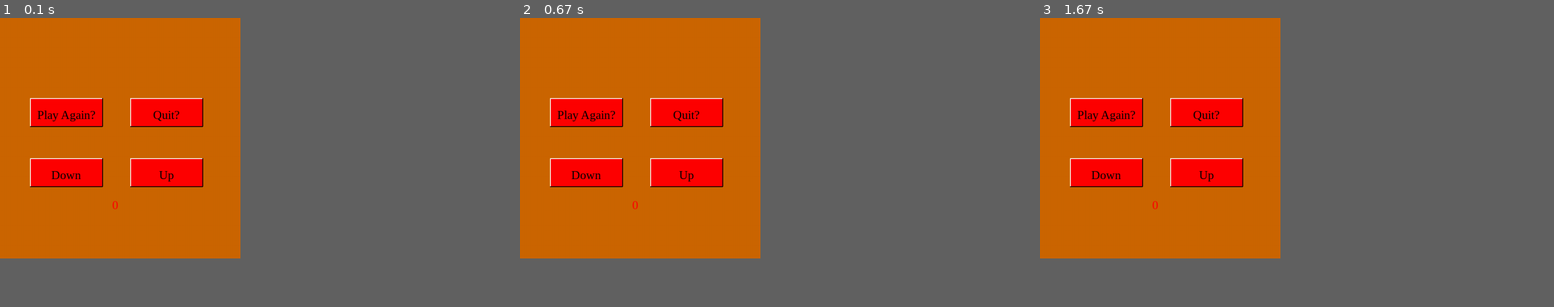
Above: before the commit, frames 1-3 (left to right).
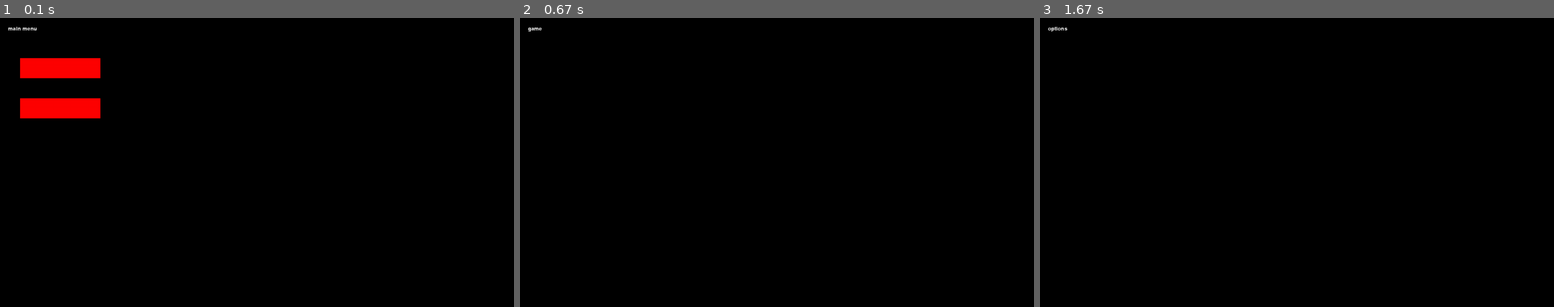
Above: after the commit, the same moments.

Repository: ShichenKG/Coding_Projects
Game: pygame game, started from Test/PGtest2.py
Same seed, same stepped clock (60 frames per second), same inputs: the game is played once before the commit and once after it.
Inputs (mouse positions are in pixels of both pictures, inside the frame that each line leads up to):
- Up to frame 1 (0.1 s): no input
- Up to frame 2 (0.67 s): press the mouse at (581, 67) at 0.37 s; move the mouse to (597, 148) at 0.47 s; release the mouse at (617, 228) at 0.6 s
- Up to frame 3 (1.67 s): tap Esc at 0.67 s; press the mouse at (1101, 107) at 1.03 s; move the mouse to (1281, 90) at 1.13 s; release the mouse at (1466, 70) at 1.27 s
In our replay, the window is 421x421 before the commit and 900x506 after it. These sizes can differ from the game's own. Grey fills any space a smaller window leaves; there, only what the larger window draws over its background counts as a difference.

The runs differ from the first frame. In frame 1, 38% of the frame differs, in the area x 0-47%, y 0-84%; in frame 2, 39%; in frame 3, 39%.

Commit message:
Add files via upload

Diff:
--- a/Test/PGstuff.py
+++ b/Test/PGstuff.py
@@ -1,14 +1,18 @@
 import pygame, sys
+import pygame.freetype
+from pygame.sprite import Sprite
+from pygame.rect import Rect
+import pygame_gui
 
 class Background(pygame.sprite.Sprite):
     def __init__(self,pos_x,pos_y):
         super().__init__()
         self.sprites = []
-        self.sprites.append(pygame.image.load('B1.png'))
-        self.sprites.append(pygame.image.load('B2.png'))
-        self.sprites.append(pygame.image.load('B3.png'))
-        self.sprites.append(pygame.image.load('B4.png'))
-        self.sprites.append(pygame.image.load('B5.png'))
+        self.sprites.append(pygame.image.load('assets/B1.png'))
+        self.sprites.append(pygame.image.load('assets/B2.png'))
+        self.sprites.append(pygame.image.load('assets/B3.png'))
+        self.sprites.append(pygame.image.load('assets/B4.png'))
+        self.sprites.append(pygame.image.load('assets/B5.png'))
         self.current_sprite = 0
         self.image = self.sprites[self.current_sprite]
 
@@ -22,6 +26,63 @@
             self.current_sprite = 4
 
         self.image = self.sprites[int(self.current_sprite)]
+
+class Player(pygame.sprite.Sprite):
+    def __init__(self):
+        super().__init__()
+        self.image = pygame.Surface((40,40))
+        self.image.fill((240,240,240))
+        self.rect = self.image.get_rect(center= (400,400))
+        self.current_health = 200
+        self.target_health = 500
+        self.maximum_health = 1000
+        self.health_bar_length = 400
+        self.health_ratio = self.maximum_health / self.health_bar_length
+        self.health_change_speed = 5
+
+
+    def update(self):
+        self.basic_health()
+        self.advanced_health()
+
+    def get_damage(self, amount):
+        if self.target_health > 0:
+            self.target_health -= amount
+
+        if self.target_health <= 0:
+            self.target_health = 0
+
+    def get_health(self, amount):
+        if self.target_health < self.maximum_health:
+            self.target_health += amount
+
+        if self.target_health >= self.maximum_health:
+            self.target_health = self.maximum_health
+
+    def basic_health(self):
+        pygame.draw.rect(screen, (230,0,0), (20,20, self.target_health/self.health_ratio, 25))
+        pygame.draw.rect(screen, (255,255,255), (20,20,self.health_bar_length,25),4)
+
+    def advanced_health(self):
+        transition_width = 0
+        transition_color = (240,0,0)
+
+        if self.current_health < self.target_health:
+            self.current_health += self.health_change_speed
+            transition_width = int((self.target_health - self.current_health)/self.health_ratio)
+            transition_color = (0,230,0)
+
+        if self.current_health > self.target_health:
+            self.current_health -= self.health_change_speed
+            transition_width = int((self.target_health - self.current_health)/self.health_ratio)
+            transition_color = (230,230,0)
+
+        health_bar_rect = pygame.Rect(20,60,self.current_health / self.health_ratio,25)
+        transition_bar_rect = pygame.Rect(health_bar_rect.right, 60, transition_width, 25)
+
+        pygame.draw.rect(screen,(240,0,0),health_bar_rect)
+        pygame.draw.rect(screen,transition_color,transition_bar_rect)
+        pygame.draw.rect(screen,(255,255,255),(20,60,self.health_bar_length,25),4)
 
 class Loadingbar(pygame.sprite.Sprite):
     def __init__(self):
@@ -29,9 +90,68 @@
         self.image = pygame.Surface((40,40))
         self.image.fill((240,240,240))
         self.rect = self.image.get_rect(center= (400,400))
+        self.current_load = 200
+        self.maximum_load = 1000
+        self.loadbar_length = 400
+        self.health_ratio = self.maximum_health / self.health_bar_length
+        self.health_change_speed = 5
+
 
     def update(self):
-        pass
+        self.basic_health()
+
+    def get_damage(self, amount):
+        if self.current_load > 0:
+            self.current_load -= amount
+        if self.current_load <= 0:
+            self.current_load = 0
+
+    def get_health(self, amount):
+        if self.current_load < self.maximum_load:
+            self.current_load += amount
+
+        if self.current_load >= self.maximum_load:
+            self.current_load = self.maximum_load
+
+    def basic_health(self):
+        pygame.draw.rect(screen, (230,0,0), (20,20, self.current_load/self.health_ratio, 25))
+        pygame.draw.rect(screen, (255,255,255), (20,20,self.loadbar_length,25),4)
+
+class Button(object):
+
+    def __init__(self, position, size):
+
+        # create 3 images
+        self._images = [
+            pygame.Surface(size),
+            pygame.Surface(size),
+            pygame.Surface(size),
+        ]
+
+        # fill images with color - red, gree, blue
+        self._images[0].fill((255,0,0))
+        self._images[1].fill((0,255,0))
+        self._images[2].fill((0,0,255))
+
+        # get image size and position
+        self._rect = pygame.Rect(position, size)
+
+        # select first image
+        self._index = 0
+
+    def draw(self, screen):
+
+        # draw selected image
+        screen.blit(self._images[self._index], self._rect)
+
+    def event_handler(self, event):
+
+        # change selected color if rectange clicked
+        if event.type == pygame.MOUSEBUTTONDOWN: # is some button clicked
+            if event.button == 1: # is left button clicked
+                if self._rect.collidepoint(event.pos): # is mouse over button
+                    self._index = (self._index+1) % 3 # change image
+
 
 # Initialize and Time
 pygame.init()
@@ -48,7 +168,8 @@
 bckgrnd = Background(0,0)
 moving_sprites.add(bckgrnd)
 
-def Gametest1():
+def Loadingbartest():
+    player = pygame.sprite.GroupSingle(Player())
     # Event Loop / Game Loop
     while True:
         for event in pygame.event.get():
@@ -56,11 +177,21 @@
                 pygame.quit()
                 sys.exit()
 
-            # Draw stuff
-            pygame.display.flip()
+            if event.type == pygame.KEYDOWN:
+                if event.key == pygame.K_UP:
+                    player.sprite.get_health(200)
+
+                if event.key == pygame.K_DOWN:
+                    player.sprite.get_damage(200)
+
+        # Draw Stuff
         clock.tick(60)
-
-def Gametest2():
+        screen.fill((30,30,30))
+        player.draw(screen)
+        player.update()
+        pygame.display.flip()
+
+def BackgroundTest():
     # Event Loop / Game Loop
     while True:
         for event in pygame.event.get():
@@ -74,4 +205,109 @@
             pygame.display.flip()
         clock.tick(60)
 
-Gametest2()
+def create_surface_with_text(text, font_size, text_rgb, bg_rgb):
+    font = pygame.freetype.SysFont('Courier', font_size, bold=True)
+    surface, _ = font.render(text=text,fgcolor=text_rgb, bgcolor=bg_rgb)
+    return surface.convert_alpha()
+
+class UIElement(Sprite):
+    def __init__(self, center_position, text, font_size, bg_rgb, text_rgb):
+        super().__init__()
+
+        self.mouse_over = False
+        default_image = create_surface_with_text(text, font_size, bg_rgb, text_rgb)
+        highlighted_image = create_surface_with_text(text, font_size * 1.2, bg_rgb, text_rgb)
+        default_image.get_rect(center = center_position)
+        highlighted_image.get_rect(center = center_position)
+
+
+    @property
+    def image(self):
+        return self.images[1] if self.mouse_over else self.images[0]
+
+    @property
+    def rect(self):
+        return self.images[1] if self.mouse_over else self.images[0]
+
+    def update(self, mouse_pos):
+        if self.rect.collidepoint(mouse_pos):
+            self.mouse_over = True
+
+        else:
+            self.mouse_over = True
+
+    def draw(self, surface):
+        surface.blit(self.image,self.rect)
+
+def MenuTest():
+    BLUE = (106,159,181)
+    WHITE = (255,255,255)
+    uielement = UIElement(
+        center_position=(500,500),
+        font_size=30,
+        bg_rgb=BLUE,
+        text_rgb=WHITE,
+        text='Hello World'
+    )
+
+    while True:
+        for event in pygame.event.get():
+            pass
+        screen.fill(BLUE)
+        uielement.update(pygame.mouse.get_pos())
+        uielement.draw(screen)
+        pygame.display.flip()
+
+def UImanage():
+    manager = pygame_gui.UIManager((800,800))
+    running = True
+    DL1 = pygame.image.load('assets/DL1.png').convert_alpha()
+
+    hello_button = pygame_gui.elements.UIButton(relative_rect=pygame.Rect((350,227),(100,50)),text='Say Hello',manager=manager)
+    image_button = pygame_gui.elements.UIImage(relative_rect=pygame.Rect((500,500),(300,300)),image_surface=DL1, manager=manager)
+
+    while running:
+        time_delta = clock.tick(60)/1000.0
+        for event in pygame.event.get():
+            if event.type == pygame.QUIT:
+                running = False
+
+            if event.type == pygame.USEREVENT:
+                if event.user_type == pygame_gui.UI_BUTTON_PRESSED:
+                    if event.ui_element == hello_button:
+                        print('Hello World!')
+
+                if event.user_type == pygame_gui.UI_BUTTON_PRESSED:
+                    if event.ui_element == image_button:
+                        print('I\'m over!')
+
+            manager.process_events(event)
+
+        manager.update(time_delta)
+
+        screen.blit(screen, (0,0))
+        manager.draw_ui(screen)
+        pygame.display.update()
+
+def ImageTouch():
+    redSquare = pygame.image.load("assets/DL1.png").convert_alpha()
+
+    screen.blit(redSquare, (200,200))  # paint to screen
+    pygame.display.flip()  # paint screen one time
+
+    run = True
+    while run:
+        for event in pygame.event.get():
+            if event.type == pygame.QUIT:
+                run = False
+
+            if event.type == pygame.MOUSEBUTTONDOWN:
+                print("You are clicking", event.button)
+                if redSquare.get_rect(center=(200,200)).collidepoint(pygame.mouse.get_pos()):
+                    print('Touching')
+            if event.type == pygame.MOUSEBUTTONUP:
+                print("You released", event.button)
+
+        pygame.display.update()
+
+ImageTouch()
--- a/Test/PGtest.py
+++ b/Test/PGtest.py
@@ -69,42 +69,6 @@
         return False
 
 
-class button2():
-    width = 180
-    height = 70
-
-    def __init__(self, x, y,button,hover,clicked):
-        self.x = x
-        self.y = y
-        self.button = button
-        self.hover = hover
-        self.clicked = clicked
-
-    def draw(self):
-
-        global clicked
-        action = False
-
-        # get mouse position
-        pos = pygame.mouse.get_pos()
-
-        # create pygame Rect object for the button
-        button_rect = Rect(self.x, self.y, self.width, self.height)
-
-        # check mouseover and clicked conditions
-        if button_rect.collidepoint(pos):
-            if pygame.mouse.get_pressed()[0] == 1:
-                clicked = True
-                pygame.draw.rect(screen, self.clicked, button_rect)
-            elif pygame.mouse.get_pressed()[0] == 0 and clicked == True:
-                clicked = False
-                action = True
-            else:
-                pygame.draw.rect(screen, self.hover, button_rect)
-        else:
-            pygame.draw.rect(screen, self.button, button_rect)
-
-        return action
 
 def main_menu():
     # Non copyright music, "Bread" by LuKremBo
@@ -123,7 +87,6 @@
         button_1.draw(screen)
         button_2.draw(screen)
         button_3.draw(screen)
-
 
 
         for event in pygame.event.get():
@@ -150,7 +113,6 @@
         clock.tick(30)
 
 
-
 def game():
     # NCS, "Sunburst" by Tobu & Itro
     pygame.mixer.music.stop()
@@ -159,7 +121,7 @@
     running = True
     player = Player()
     while running:
-        dt = clock.tick(FPS) / 1000
+        dt = clock.tick(60) / 1000
         screen.fill(BLACK)
 
         for event in pygame.event.get():
@@ -192,7 +154,6 @@
         screen.blit(player.image, player.rect)
         pygame.display.update()
 
-
 def options():
     running = True
     global num
--- a/Test/PGtest2.py
+++ b/Test/PGtest2.py
@@ -1,107 +1,96 @@
-import pygame
+import pygame, sys
+
+# Setup pygame/window ---------------------------------------- #
+mainClock = pygame.time.Clock()
 from pygame.locals import *
 
 pygame.init()
+pygame.display.set_caption('PyTest2')
+screen = pygame.display.set_mode((1280, 720), 0, 32)
 
-screen_width = 600
-screen_height = 600
-
-screen = pygame.display.set_mode((screen_width, screen_height))
-pygame.display.set_caption('Button Demo')
-
-font = pygame.font.SysFont('Constantia', 30)
-
-# define colours
-bg = (204, 102, 0)
-red = (255, 0, 0)
-black = (0, 0, 0)
-white = (255, 255, 255)
-
-# define global variable
-clicked = False
-counter = 0
+font = pygame.font.SysFont(None, 20)
 
 
-class button():
-    # colours for button and text
-    button_col = (255, 0, 0)
-    hover_col = (75, 225, 255)
-    click_col = (50, 150, 255)
-    text_col = black
-    width = 180
-    height = 70
-
-    def __init__(self, x, y, text):
-        self.x = x
-        self.y = y
-        self.text = text
-
-    def draw_button(self):
-
-        global clicked
-        action = False
-
-        # get mouse position
-        pos = pygame.mouse.get_pos()
-
-        # create pygame Rect object for the button
-        button_rect = Rect(self.x, self.y, self.width, self.height)
-
-        # check mouseover and clicked conditions
-        if button_rect.collidepoint(pos):
-            if pygame.mouse.get_pressed()[0] == 1:
-                clicked = True
-                pygame.draw.rect(screen, self.click_col, button_rect)
-            elif pygame.mouse.get_pressed()[0] == 0 and clicked == True:
-                clicked = False
-                action = True
-            else:
-                pygame.draw.rect(screen, self.hover_col, button_rect)
-        else:
-            pygame.draw.rect(screen, self.button_col, button_rect)
-
-        # add shading to button
-        pygame.draw.line(screen, white, (self.x, self.y), (self.x + self.width, self.y), 2)
-        pygame.draw.line(screen, white, (self.x, self.y), (self.x, self.y + self.height), 2)
-        pygame.draw.line(screen, black, (self.x, self.y + self.height), (self.x + self.width, self.y + self.height), 2)
-        pygame.draw.line(screen, black, (self.x + self.width, self.y), (self.x + self.width, self.y + self.height), 2)
-
-        # add text to button
-        text_img = font.render(self.text, True, self.text_col)
-        text_len = text_img.get_width()
-        screen.blit(text_img, (self.x + int(self.width / 2) - int(text_len / 2), self.y + 25))
-        return action
+def draw_text(text, font, color, surface, x, y):
+    textobj = font.render(text, 1, color)
+    textrect = textobj.get_rect()
+    textrect.topleft = (x, y)
+    surface.blit(textobj, textrect)
 
 
-again = button(75, 200, 'Play Again?')
-quit = button(325, 200, 'Quit?')
-down = button(75, 350, 'Down')
-up = button(325, 350, 'Up')
+click = False
 
-run = True
-while run:
 
-    screen.fill(bg)
+def main_menu():
+    while True:
 
-    if again.draw_button():
-        print('Again')
-        counter = 0
-    if quit.draw_button():
-        print('Quit')
-    if up.draw_button():
-        print('Up')
-        counter += 1
-    if down.draw_button():
-        print('Down')
-        counter -= 1
+        screen.fill((0, 0, 0))
+        draw_text('main menu', font, (255, 255, 255), screen, 20, 20)
 
-    counter_img = font.render(str(counter), True, red)
-    screen.blit(counter_img, (280, 450))
+        mx, my = pygame.mouse.get_pos()
 
-    for event in pygame.event.get():
-        if event.type == pygame.QUIT:
-            run = False
+        button_1 = pygame.Rect(50, 100, 200, 50)
+        button_2 = pygame.Rect(50, 200, 200, 50)
+        if button_1.collidepoint((mx, my)):
+            if click:
+                game()
+        if button_2.collidepoint((mx, my)):
+            if click:
+                options()
+        pygame.draw.rect(screen, (255, 0, 0), button_1)
+        pygame.draw.rect(screen, (255, 0, 0), button_2)
 
-    pygame.display.update()
+        click = False
+        for event in pygame.event.get():
+            if event.type == QUIT:
+                pygame.quit()
+                sys.exit()
+            if event.type == KEYDOWN:
+                if event.key == K_ESCAPE:
+                    pygame.quit()
+                    sys.exit()
+            if event.type == MOUSEBUTTONDOWN:
+                if event.button == 1:
+                    click = True
 
-pygame.quit()
+        pygame.display.update()
+        mainClock.tick(60)
+
+
+def game():
+    running = True
+    while running:
+        screen.fill((0, 0, 0))
+
+        draw_text('game', font, (255, 255, 255), screen, 20, 20)
+        for event in pygame.event.get():
+            if event.type == QUIT:
+                pygame.quit()
+                sys.exit()
+            if event.type == KEYDOWN:
+                if event.key == K_ESCAPE:
+                    running = False
+
+        pygame.display.update()
+        mainClock.tick(60)
+
+
+def options():
+    running = True
+    while running:
+        screen.fill((0, 0, 0))
+
+        draw_text('options', font, (255, 255, 255), screen, 20, 20)
+        for event in pygame.event.get():
+            if event.type == QUIT:
+                pygame.quit()
+                sys.exit()
+            if event.type == KEYDOWN:
+                if event.key == K_ESCAPE:
+                    running = False
+
+        pygame.display.update()
+        mainClock.tick(60)
+
+
+main_menu()
